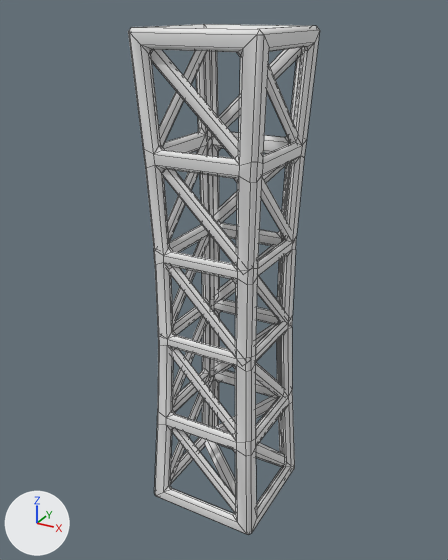
The FBX model Assets/Art/Mesh/SM_Construction_Sign_01.fbx, before and after one commit.
Both versions are drawn from a 50 mm lens placed at (17.7, -32.5, 33.0), pointed at (-0.3, 0.1, 16.6). Every picture has the same lights, and +X, +Y and +Z are marked at lower left. Mesh edges are drawn as thin lines. Where no turn or scale is listed for an object, it has been applied to the vertices. Vertices at the same position are counted once.

In view in the first picture: '005_Constuction_Sign_02'.
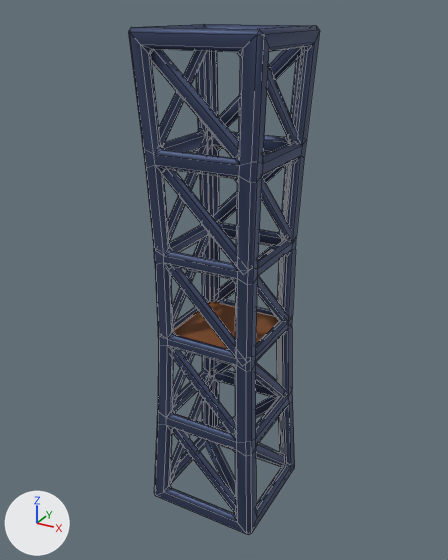
Where the change shows, as pixel boxes [x1, y1, x2, y2] in the pictures (448 x 560 px):
part 1 of me_cube_034, added (brown)
    after: [173, 302, 279, 349]
part 2 of me_cube_034, recoloured (grey to blue)
    both: [128, 24, 320, 535]

The edits, one by one:
Material 'M_Constuction_01' (mat_m_constuction_01) is new.
Its base color is (0.0587, 0.0803, 0.163) (dark blue #455070).
Its metallic is 0.676.
Its roughness is 0.544.
Material 'M_Construction_02' (mat_m_construction_02) is new.
Its base color is (0.214, 0.0695, 0.0148) (brown #7f4b20).
Its roughness is 0.757.
me_cube_034 is used by ob_005_constuction_sign_02; location (0.0, 0.0, 0.0).
me_cube_034 had 992 vertices, 948 faces and spanned x -4.0..4.0, y -4.0..4.0, z 0.0..32.0.
me_cube_034 now has 1000 vertices, 954 faces and spans x -4.0..4.0, y -4.0..4.0, z 0.0..32.0.
me_cube_034 part 1: a new loose piece, a box spanning x -2.82..2.82, y -2.82..2.82, z 12.82..13.42, in mat_m_construction_02 (brown #7f4b20).
me_cube_034 part 2: 948 faces spanning x -4.0..4.0, y -4.0..4.0, z 0.0..32.0 switch from no material to mat_m_constuction_01 (dark blue #455070).
me_cube_034 now uses material mat_m_construction_02 (brown #7f4b20).
